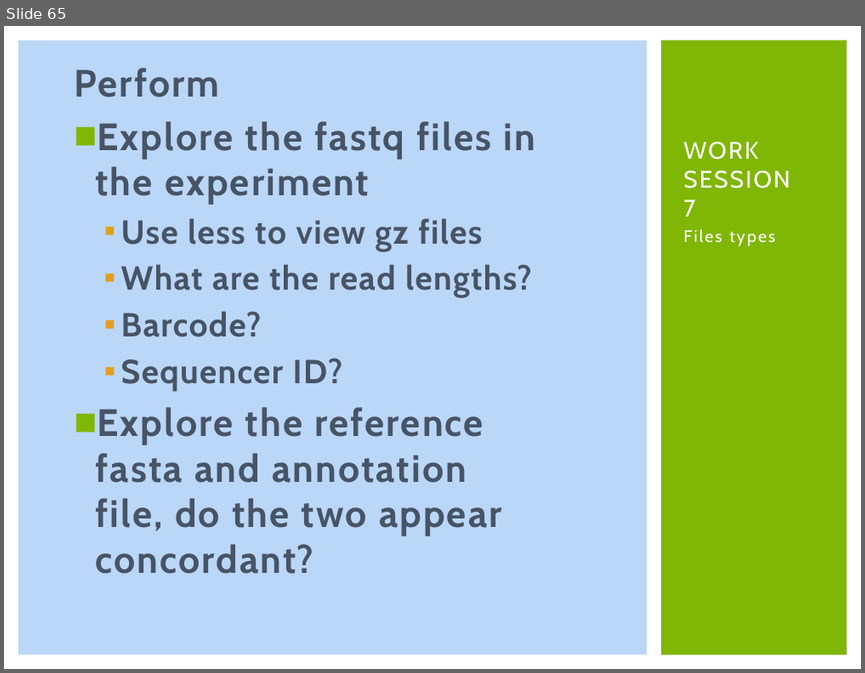
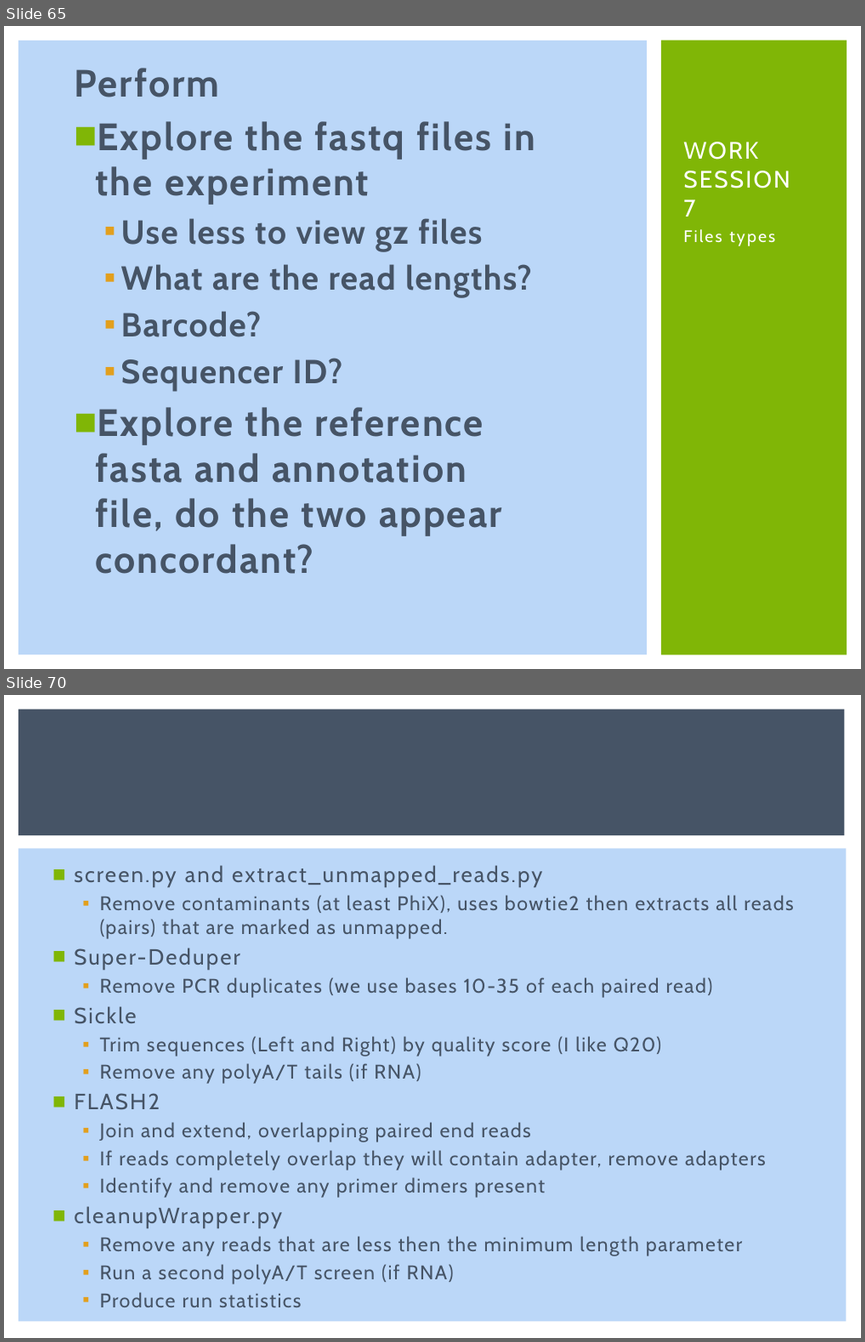
Before and after one commit to msettles/Workshop_RNAseq, a slide deck: powerpoints/RNA-seq-Piracicaba2015.pptx. Shown one above the other, each under a label of ours: slide 65 before the commit, slides 65 and 70 after it; the slides between them are not shown. The pictures are 865x673 and 865x1342 pixels, drawn with LibreOffice and Linux fonts; fonts in the diff are those of the drawing. Boxes give left, top, right and bottom in pixels: in the first picture for what was removed or moved away, otherwise in the second. Text is boxed around its words. In the diff, an @@ line names an element or a change of style, - is before the commit and + after.

```diff
--- a/powerpoints/RNA-seq-Piracicaba2015.pptx
+++ b/powerpoints/RNA-seq-Piracicaba2015.pptx
@@ slide 70 added at (x1=4, y1=695, x2=861, y2=1338), background #FFFFFF @@
@@ rectangle added at (x1=18, y1=709, x2=845, y2=835), fill #465466 @@
@@ rectangle added at (x1=18, y1=848, x2=846, y2=1321), fill #BBD7F8 @@
@@ text added at (x1=74, y1=865, x2=793, y2=1307), 16.6 pt, text #465466 @@
+■ screen.py and extract_unmapped_reads.py
+  ▪ Remove contaminants (at least PhiX), uses bowtie2 then extracts all reads (pairs) that are marked as unmapped.
+■ Super-Deduper
+  ▪ Remove PCR duplicates (we use bases 10-35 of each paired read)
+■ Sickle
+  ▪ Trim sequences (Left and Right) by quality score (I like Q20)
+  ▪ Remove any polyA/T tails (if RNA)
+■ FLASH2
+  ▪ Join and extend, overlapping paired end reads
+  ▪ If reads completely overlap they will contain adapter, remove adapters
+  ▪ Identify and remove any primer dimers present
+■ cleanupWrapper.py
+  ▪ Remove any reads that are less then the minimum length parameter
+  ▪ Run a second polyA/T screen (if RNA)
+  ▪ Produce run statistics
```
Also in this commit, not shown: 31 other slides added, 6 other files.
